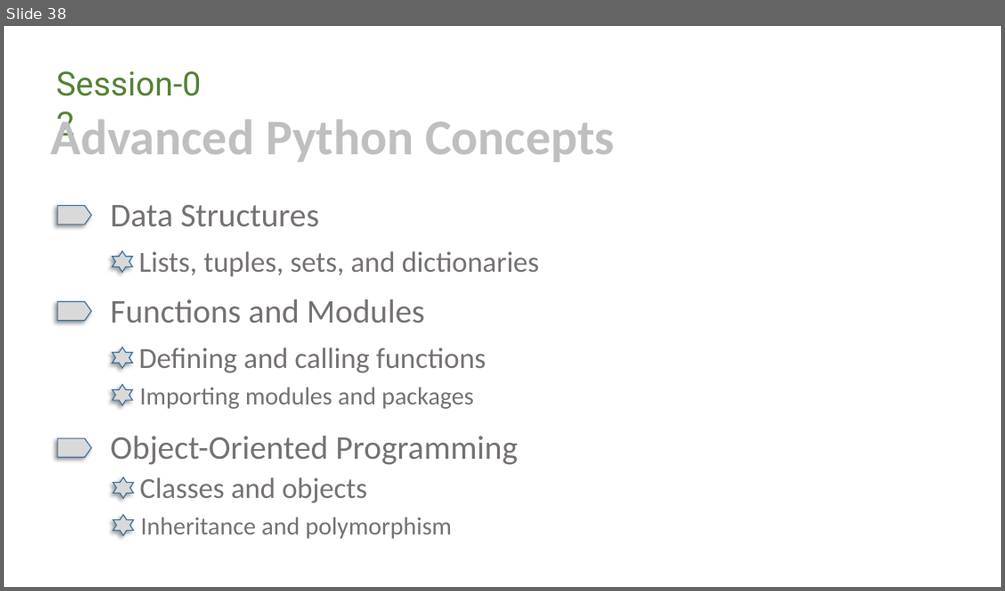
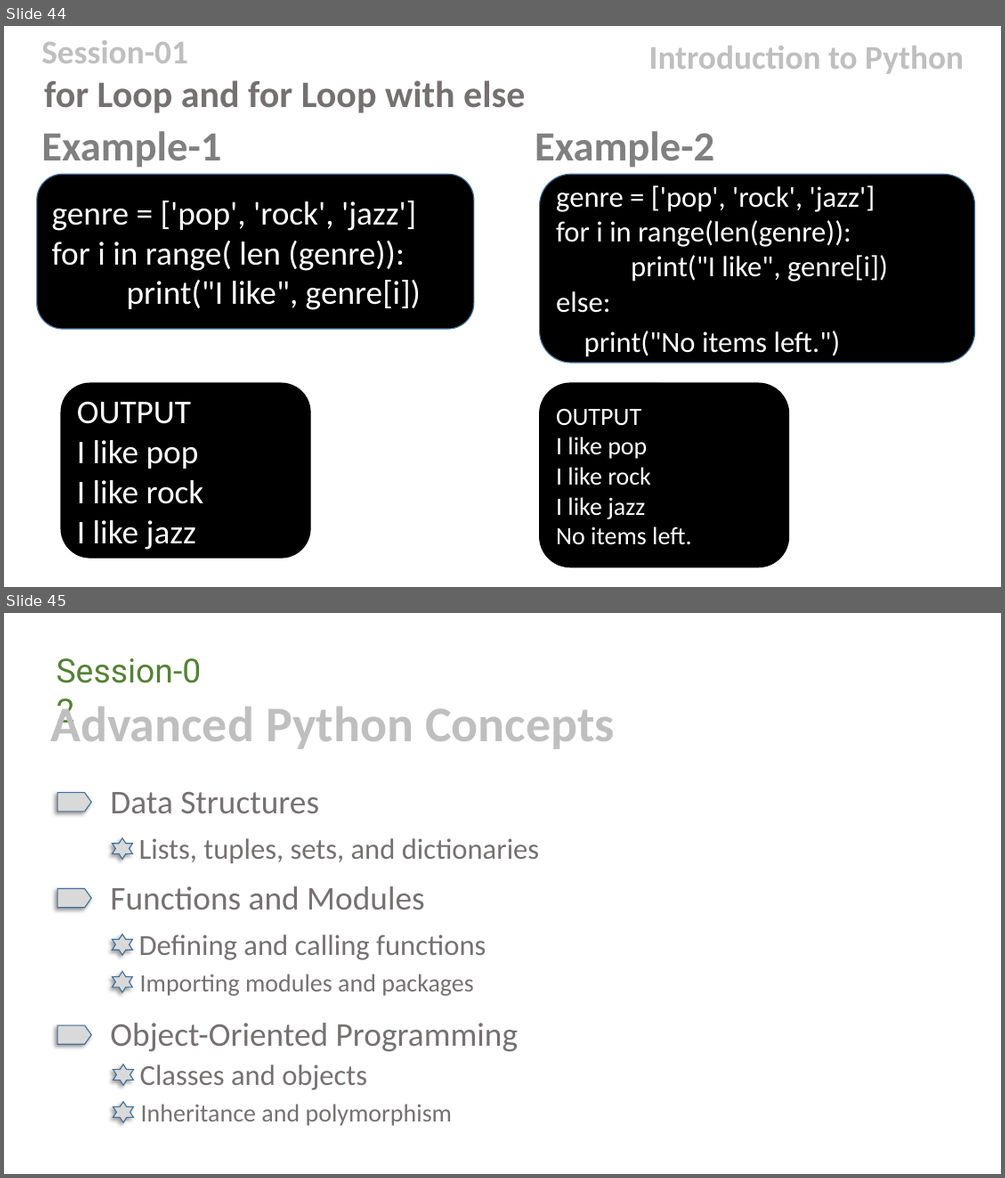
Before and after one commit to bibhu-otz/.NET, a slide deck: Python.pptx. Shown one above the other, each under a label of ours: slide 38 before the commit, slides 44 and 45 after it. The pictures are 1005x591 and 1005x1178 pixels, drawn with LibreOffice and Linux fonts; fonts in the diff are those of the drawing; background and template pictures are left out. Boxes give left, top, right and bottom in pixels: in the first picture for what was removed or moved away, otherwise in the second. Text is boxed around its words. In the diff, an @@ line names an element or a change of style, - is before the commit and + after.

```diff
--- a/Python.pptx
+++ b/Python.pptx
@@ slide 44 added at bbox=[4, 26, 1001, 587], background picture (left out) @@
@@ text added at bbox=[41, 40, 188, 63], 32 pt, text #BFBFBF, bold @@
+Session-01
@@ text added at bbox=[649, 46, 963, 74], 32 pt, text #BFBFBF, bold @@
+Introduction to Python
@@ text added at bbox=[44, 80, 525, 113], 36 pt, text #767171, bold @@
+for Loop and for Loop with else
@@ text added at bbox=[41, 131, 221, 168], 40 pt, text #808080, bold @@
+Example-1
@@ text added at bbox=[534, 131, 714, 168], 40 pt, text #808080, bold @@
+Example-2
@@ rounded rectangle added at bbox=[37, 174, 474, 329], fill #000000, outline #43739E 1 pt, 32 pt, text #FFFFFF @@
+genre = ['pop', 'rock', 'jazz']
+for i in range( len (genre)):
+print("I like", genre[i])
@@ rounded rectangle added at bbox=[540, 174, 975, 362], fill #000000, outline #43739E 1 pt, 28 pt, text #FFFFFF @@
+genre = ['pop', 'rock', 'jazz']
+for i in range(len(genre)):
+print("I like", genre[i])
+else:
+print("No items left.")
@@ rounded rectangle added at bbox=[61, 383, 310, 557], fill #000000, outline #000000 1 pt, 32 pt, text #FFFFFF @@
+OUTPUT
+I like pop
+I like rock
+I like jazz
@@ rounded rectangle added at bbox=[540, 383, 788, 566], fill #000000, outline #000000 1 pt, 24 pt, text #FFFFFF @@
+OUTPUT
+I like pop
+I like rock
+I like jazz
+No items left.
@@ what was slide 38 is now slide 45 @@
```
Also in this commit, not shown: 6 other slides added.
